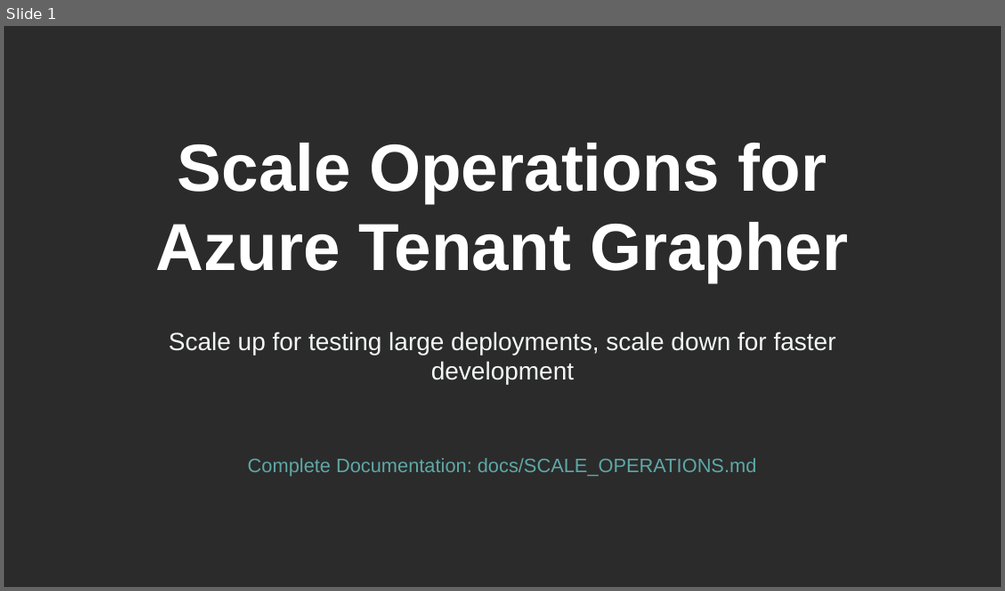
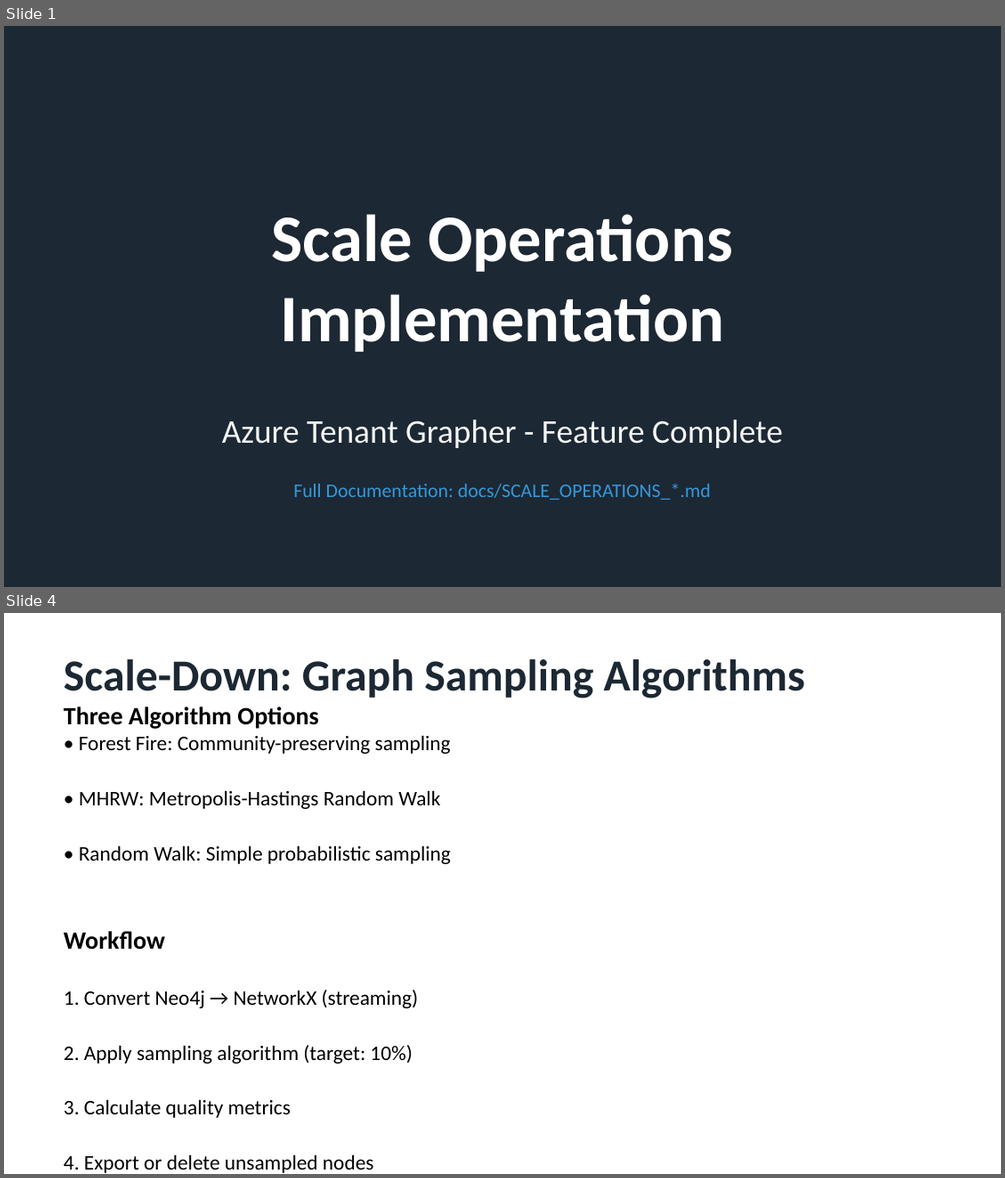
Before and after one commit to rysweet/azure-tenant-grapher, a slide deck: Scale_Operations_Implementation.pptx. Shown one above the other, each under a label of ours: slide 1 before the commit, slides 1 and 4 after it; the slides between them are not shown. The pictures are 1005x591 and 1005x1178 pixels, drawn with LibreOffice and Linux fonts; fonts in the diff are those of the drawing; background and template pictures are left out; a plain dark background stands for a picture behind light text. Boxes give left, top, right and bottom in pixels: in the first picture for what was removed or moved away, otherwise in the second. Text is boxed around its words. In the diff, an @@ line names an element or a change of style, - is before the commit and + after.

```diff
--- a/Scale_Operations_Implementation.pptx
+++ b/Scale_Operations_Implementation.pptx
@@ slide 4 added at bbox=[4, 613, 1001, 1174], background #FFFFFF @@
@@ text added at bbox=[64, 659, 805, 698], 32 pt, text #1C2833, bold @@
+Scale-Down: Graph Sampling Algorithms
@@ text added at bbox=[64, 706, 451, 1173], 15 pt, text #000000 @@
+Three Algorithm Options
+• Forest Fire: Community-preserving sampling
+• MHRW: Metropolis-Hastings Random Walk
+• Random Walk: Simple probabilistic sampling
+Workflow
+1. Convert Neo4j → NetworkX (streaming)
+2. Apply sampling algorithm (target: 10%)
+3. Calculate quality metrics
+4. Export or delete unsampled nodes
@@ slide 1 changed as well @@
@@ background picture (left out) to #1C2833 @@
@@ text at bbox=[272, 214, 733, 352]: text changed; font Arial to Calibri @@
-Scale Operations for Azure Tenant Grapher
+Scale Operations
+Implementation
@@ vertical alignment top to middle in 3 elements at bbox=[293, 483, 711, 499], bbox=[272, 214, 733, 352], bbox=[222, 419, 783, 448] @@
@@ text at bbox=[222, 419, 783, 448]: text changed; size 18 to 24 pt; font Arial to Calibri @@
-Scale up for testing large deployments, scale down for faster development
+Azure Tenant Grapher - Feature Complete
@@ text at bbox=[293, 483, 711, 499]: text changed; font Arial to Calibri; text colour #5EA8A7 to #3498DB @@
-Complete Documentation: docs/SCALE_OPERATIONS.md
+Full Documentation: docs/SCALE_OPERATIONS_*.md
```
Also in this commit, not shown: 9 other slides added, 10 slides removed.
